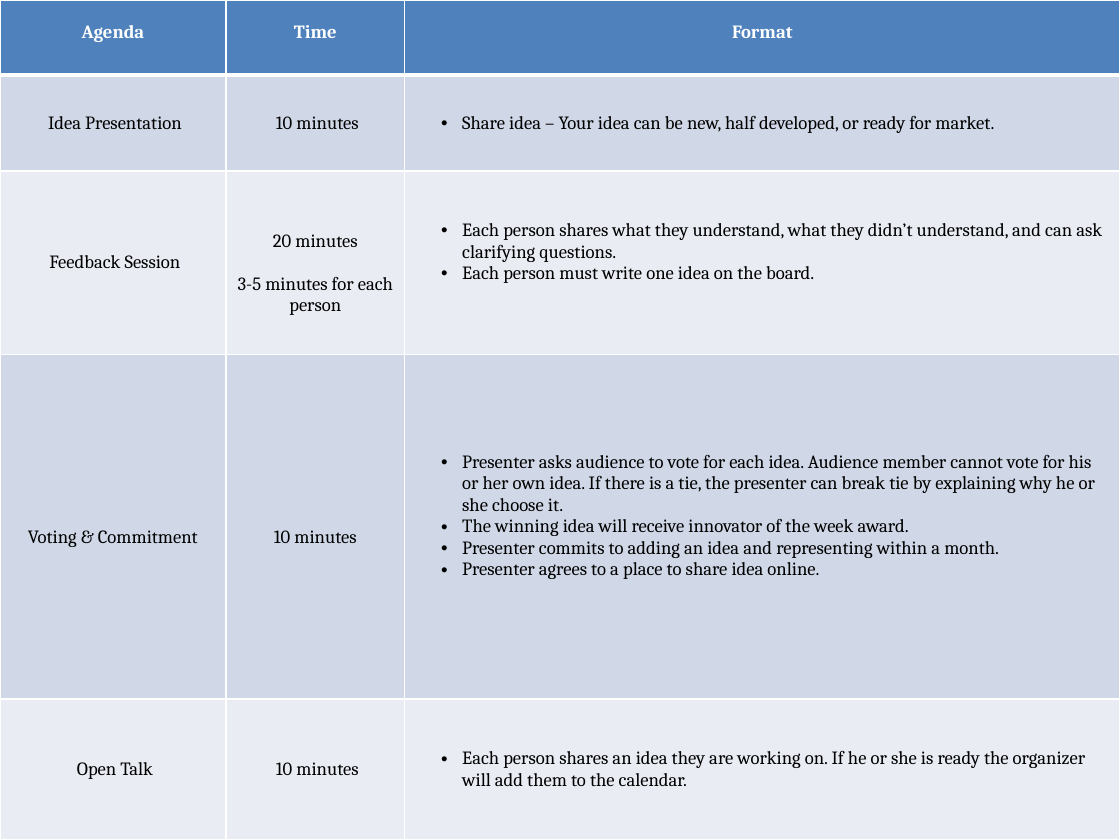
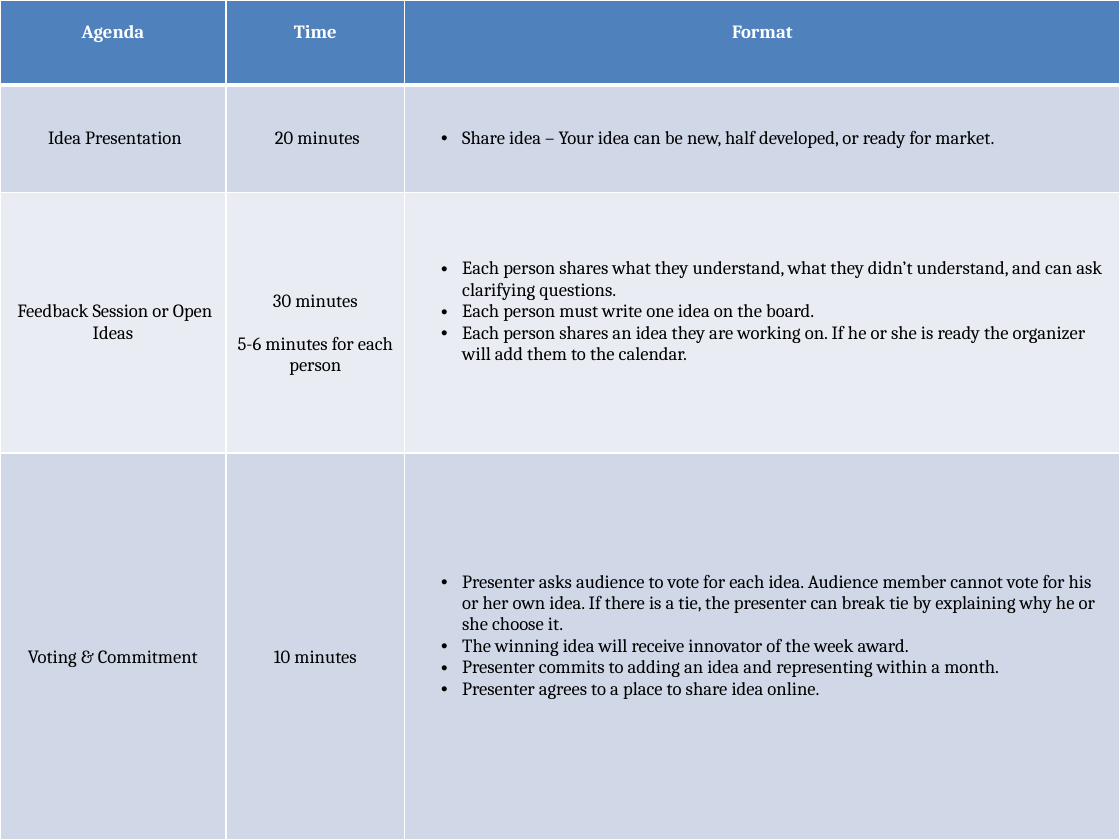
Before and after one commit to Kruti2017/club, a slide deck: slide 1 of STEMPDX/Starting a club/Format.pptx. Drawn at 1120x840 pixels with LibreOffice and Linux fonts; fonts in the diff are those of the drawing. Boxes give left, top, right and bottom in pixels: in the first picture for what was removed or moved away, otherwise in the second. Text is boxed around its words. In the diff, an @@ line names an element or a change of style, - is before the commit and + after.

```diff
--- a/STEMPDX/Starting a club/Format.pptx
+++ b/STEMPDX/Starting a club/Format.pptx
@@ table at (0,0,1120,840) @@
-row 2, column 2: 10 minutes
+row 2, column 2: 20 minutes
-row 3: Feedback Session | 20 minutes / 3-5 minutes for each person | Each person shares what they understand, what they didn’t understand, and can ask clarifying questions. / Each person must write one idea on the board.
+row 3: Feedback Session or Open Ideas | 30 minutes / 5-6 minutes for each person | Each person shares what they understand, what they didn’t understand, and can ask clarifying questions. / Each person must write one idea on the board. / Each person shares an idea they are working on. If he or she is ready the organizer will add them to the calendar.
-row 5: Open Talk | 10 minutes | Each person shares an idea they are working on. If he or she is ready the organizer will add them to the calendar.
```
Also in this commit, not shown: 3 other files.
